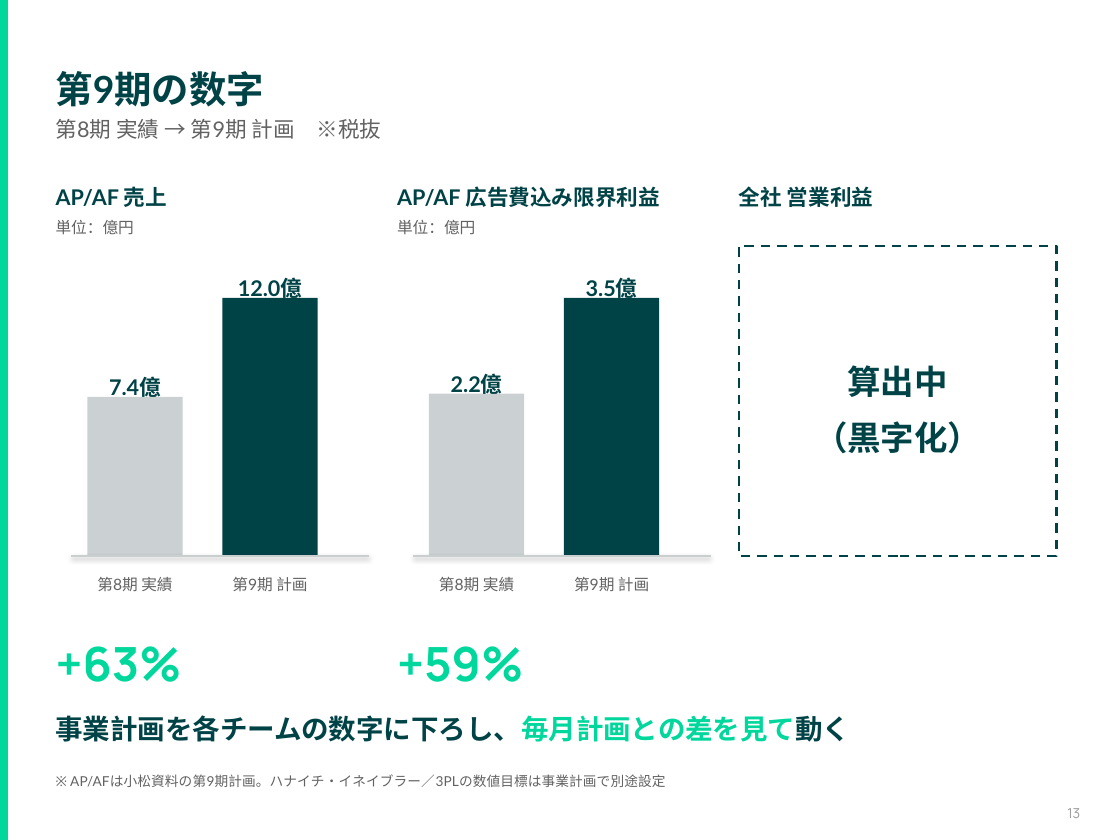
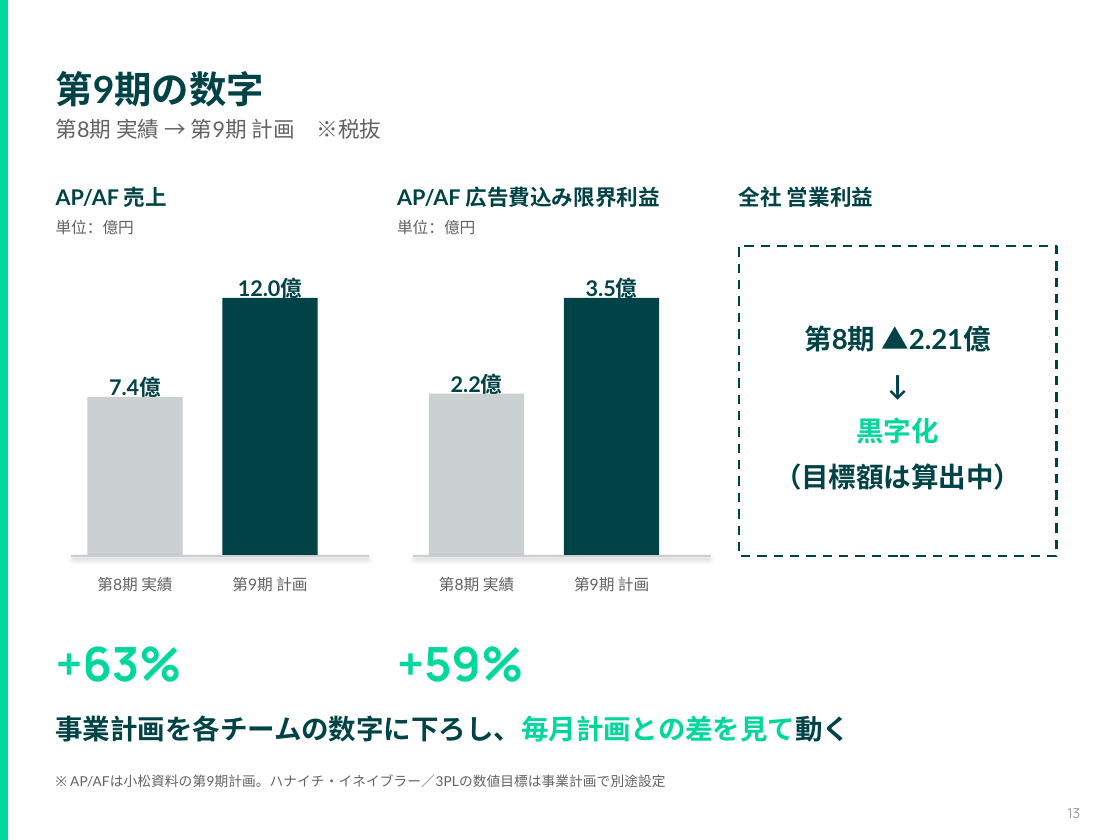
Before and after one commit to hiroki-tkg/material, a slide deck: slide 13 of retreat-2026-10/20261009_1day合宿_全社_第8期振り返りと第9期に向けて.pptx. Drawn at 1120x840 pixels with LibreOffice and Linux fonts; fonts in the diff are those of the drawing. Boxes give left, top, right and bottom in pixels: in the first picture for what was removed or moved away, otherwise in the second. Text is boxed around its words. In the diff, an @@ line names an element or a change of style, - is before the commit and + after.

```diff
--- a/retreat-2026-10/20261009_1day合宿_全社_第8期振り返りと第9期に向けて.pptx
+++ b/retreat-2026-10/20261009_1day合宿_全社_第8期振り返りと第9期に向けて.pptx
@@ text at <box>774,325,1021,490</box>: text changed; size 21.5 to 17.7 pt @@
-算出中
-（黒字化）
+第8期 ▲2.21億
+↓
+黒字化
+（目標額は算出中）
```
Also in this commit, not shown: 4 other slides changed, 1 slide added, 1 slide removed, 3 other files.
